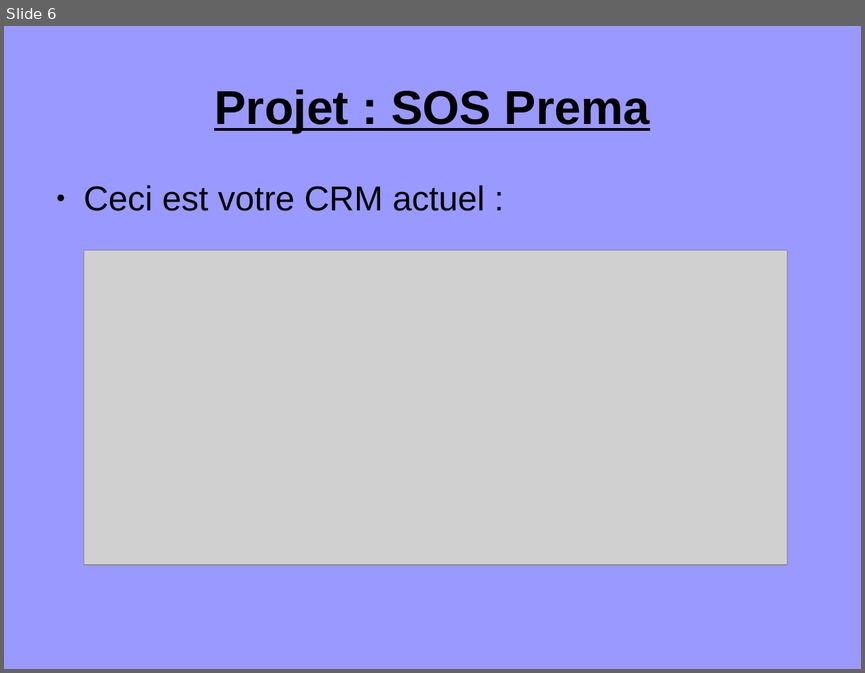
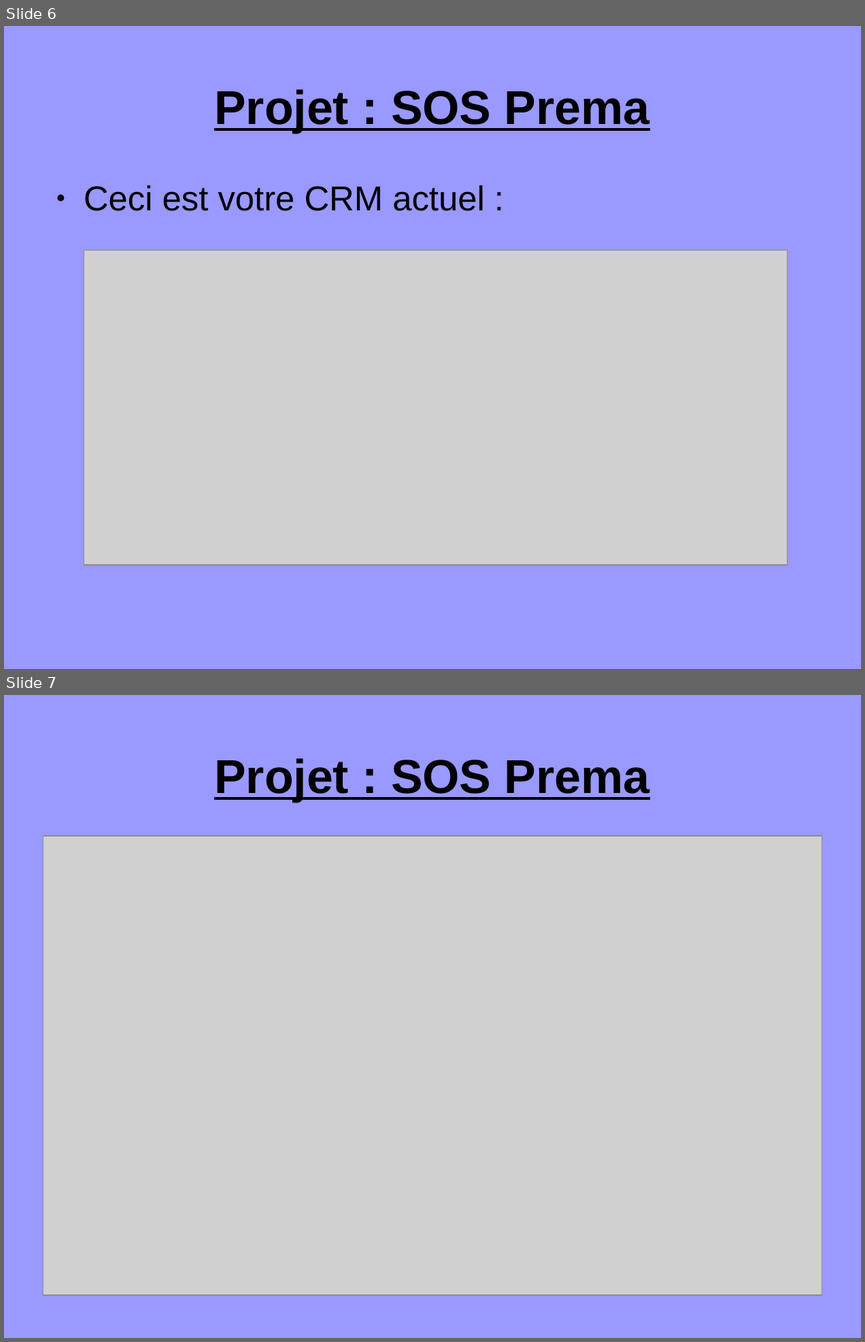
Before and after one commit to hlefe/sosprema, a slide deck: docs/présentation1.odp. Shown one above the other, each under a label of ours: slide 6 before the commit, slides 6 and 7 after it. The pictures are 865x673 and 865x1342 pixels, drawn with LibreOffice and Linux fonts; fonts in the diff are those of the drawing; grey boxes stand for pictures. Boxes give left, top, right and bottom in pixels: in the first picture for what was removed or moved away, otherwise in the second. Text is boxed around its words. In the diff, an @@ line names an element or a change of style, - is before the commit and + after.

```diff
--- a/docs/présentation1.odp
+++ b/docs/présentation1.odp
@@ slide 7 added at bbox=[4, 695, 861, 1338], background #9999FF @@
@@ title added at bbox=[214, 758, 649, 802], 44 pt, text #000000, bold, underline @@
+Projet : SOS Prema
@@ picture added at bbox=[43, 836, 822, 1295] @@
```
Also in this commit, not shown: 1 other file.
